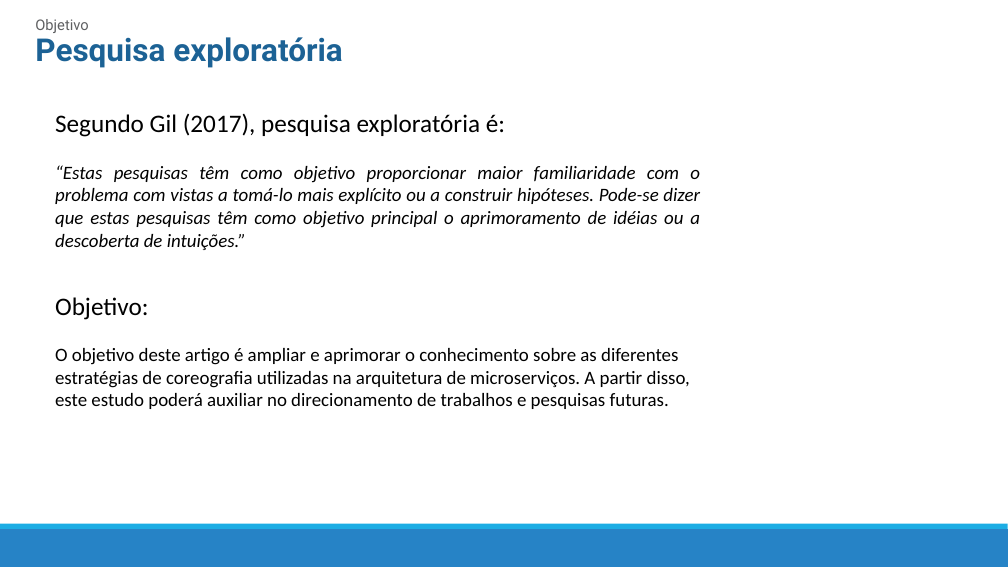
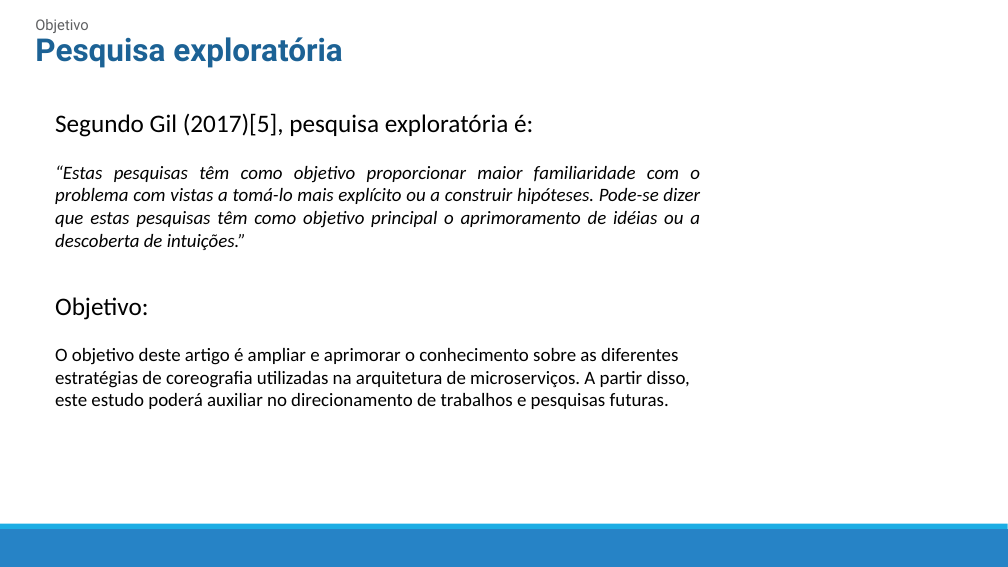
Before and after one commit to mrezende/architecture-discipline, a slide deck: slide 7 of article-presentation/Artigo.pptx. Drawn at 1008x567 pixels with LibreOffice and Linux fonts; fonts in the diff are those of the drawing. Boxes give left, top, right and bottom in pixels: in the first picture for what was removed or moved away, otherwise in the second. Text is boxed around its words. In the diff, an @@ line names an element or a change of style, - is before the commit and + after.

```diff
--- a/article-presentation/Artigo.pptx
+++ b/article-presentation/Artigo.pptx
@@ text at (x1=55, y1=113, x2=533, y2=137): text changed @@
-Segundo Gil (2017), pesquisa exploratória é:
+Segundo Gil (2017)[5], pesquisa exploratória é:
```
Also in this commit, not shown: 8 other slides changed.
